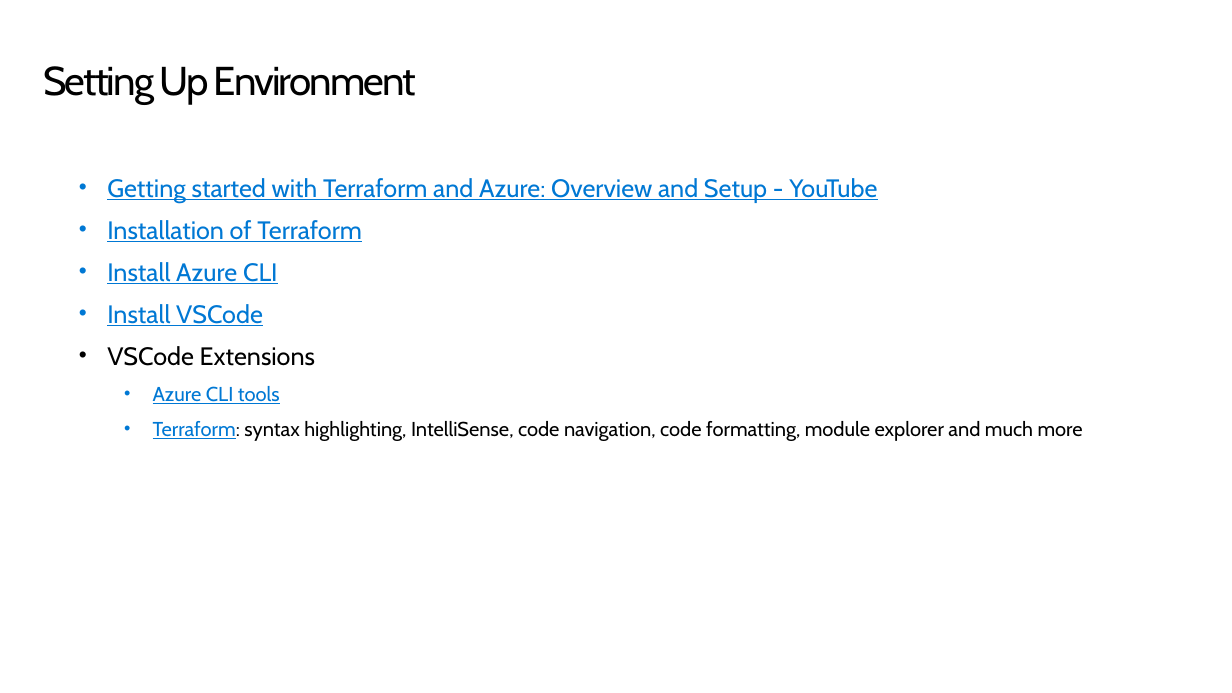
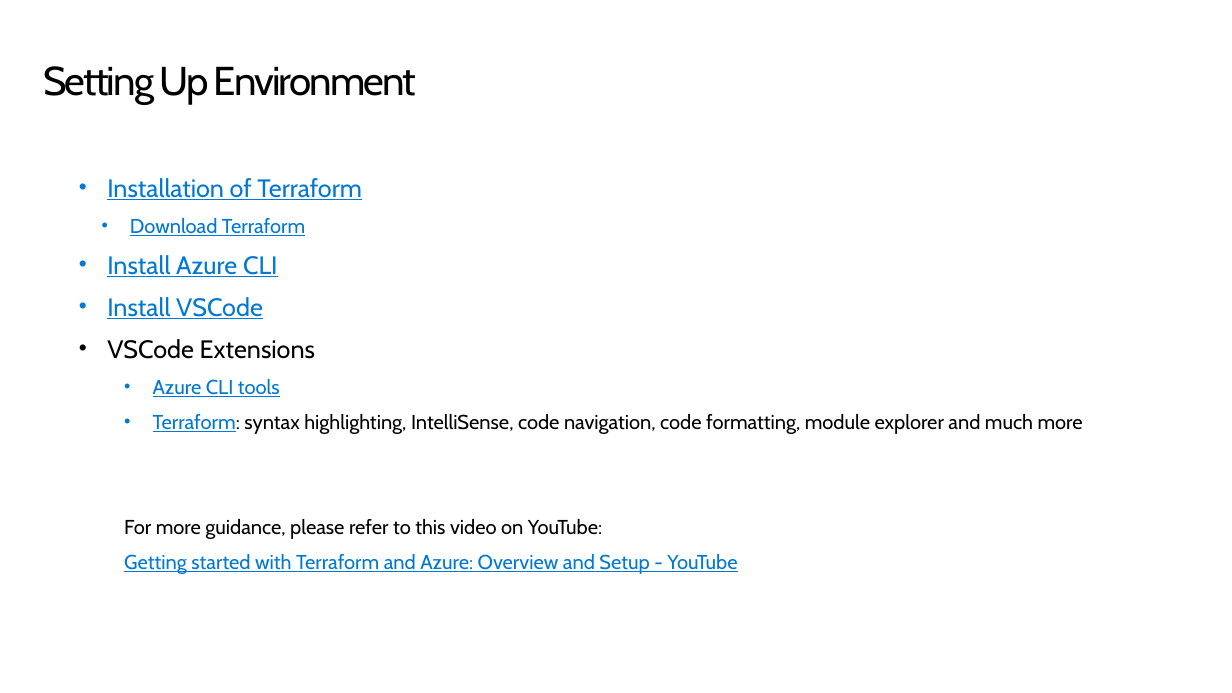
Before and after one commit to mobindaraie/Getting-Started-with-Terraform, a slide deck: slide 8 of Getting Started with Terraform Azure.pptx (slide 6 before the commit). Drawn at 1232x693 pixels with LibreOffice and Linux fonts; fonts in the diff are those of the drawing; background and template pictures are left out. Boxes give left, top, right and bottom in pixels: in the first picture for what was removed or moved away, otherwise in the second. Text is boxed around its words. In the diff, an @@ line names an element or a change of style, - is before the commit and + after.

```diff
--- a/Getting Started with Terraform Azure.pptx
+++ b/Getting Started with Terraform Azure.pptx
@@ text at (x1=107, y1=178, x2=877, y2=203): paragraph removed @@
-  • Getting started with Terraform and Azure: Overview and Setup - YouTube
@@ text at (x1=130, y1=218, x2=305, y2=236): paragraph added @@
+    • Download Terraform
@@ text at (x1=124, y1=519, x2=737, y2=574): paragraphs added @@
+    For more guidance, please refer to this video on YouTube:
+    Getting started with Terraform and Azure: Overview and Setup - YouTube
```
Also in this commit, not shown: 3 other slides changed, 2 slides added, 1 other file.
